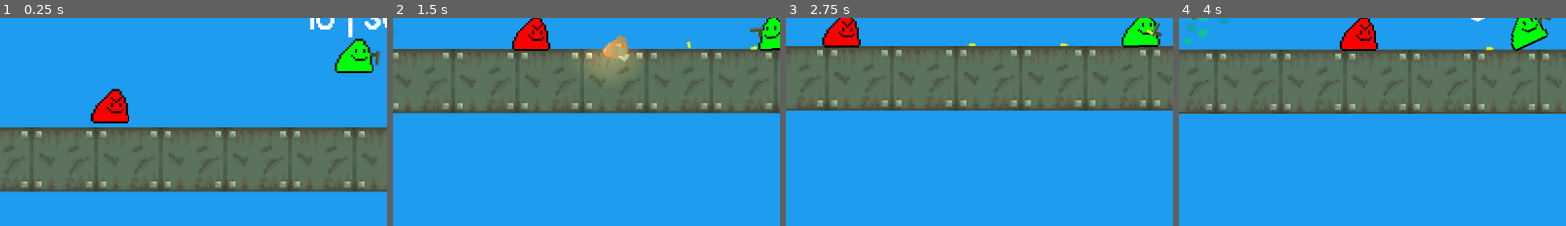
Above: before the commit, frames 1-4 (left to right).
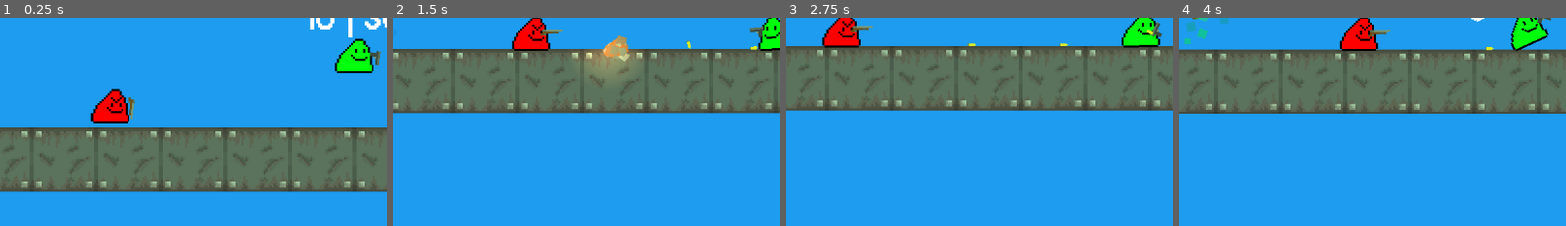
Above: after the commit, the same moments.

Repository: a0fefd/blobs-with-guns-remastered
Game: Godot game, scene res://scenes/levels/world.tscn
The game is run twice, just before and just after one commit, with the same random seed, the same clock (stepped at 60 frames per second) and the same inputs.
Inputs (mouse positions are % of the whole screen's width and height, from its top left):
- Up to frame 1 (0.25 s): no input
- Up to frame 2 (1.5 s): move the mouse to (72, 47) at 0.52 s; press the mouse at (72, 47) at 0.53 s; move the mouse to (30, 57) at 1.27 s; release the mouse at (30, 57) at 1.28 s; click (30, 57) at 1.35 s
- Up to frame 3 (2.75 s): move the mouse to (60, 29) at 2.02 s; hold F (focus) from 2.03 s (still down); click (60, 29) at 2.3 s
- Up to frame 4 (4 s): move the mouse to (45, 73) at 2.77 s; release F (focus) at 2.78 s; tap Mouse wheel up (next_gun) at 2.85 s; click (45, 73) at 3.05 s; move the mouse to (80, 68) at 3.52 s; press the mouse at (80, 68) at 3.53 s; tap Mouse wheel down (prev_gun) at 3.6 s
The pictures show only the part of the screen within x 4-54%, y 49-99%; the shares and areas given below are measured in that part.

The runs differ from the first frame. In frame 1, 0.1% of the frame differs, in the area x 33-35%, y 38-49%; in frame 2, 0.1%; in frame 3, 0.1%, in the area x 16-23%, y 3-7%; in frame 4, 0.1%.

Commit message:
Adjustments
Fixed the guns always being linked to the player input
Tidied up the player shooting and aiming code
Gave the enemies their own file as well as weapon holding capabilities, additionally having them aim towards the player

Diff:
--- a/project.godot
+++ b/project.godot
@@ -12,7 +12,7 @@
 
 config/name="Blobs With Guns: Remastered"
 run/main_scene="res://scenes/levels/world.tscn"
-config/features=PackedStringArray("4.1", "Mobile")
+config/features=PackedStringArray("4.2", "Mobile")
 boot_splash/bg_color=Color(0.113725, 0.611765, 0.941176, 1)
 boot_splash/image="res://sprites/logos/gutter_cat_splash.png"
 boot_splash/use_filter=false
@@ -21,6 +21,10 @@
 [autoload]
 
 Globals="*res://scripts/globals.gd"
+
+[dotnet]
+
+project/assembly_name="Blobs With Guns- Remastered"
 
 [filesystem]
 
--- a/scenes/blobs/enemy.tscn
+++ b/scenes/blobs/enemy.tscn
@@ -1,8 +1,11 @@
-[gd_scene load_steps=2 format=3 uid="uid://ct8nn45vsgx4t"]
+[gd_scene load_steps=3 format=3 uid="uid://ct8nn45vsgx4t"]
 
 [ext_resource type="PackedScene" uid="uid://dhp7pmx1h136u" path="res://scenes/blobs/blob.tscn" id="1_n8q45"]
+[ext_resource type="Script" path="res://scripts/enemy_blob.gd" id="2_0nah1"]
 
 [node name="Enemy" instance=ExtResource("1_n8q45")]
+script = ExtResource("2_0nah1")
+held_weapon = null
 
 [node name="Sprite2D" parent="." index="0"]
 modulate = Color(1, 0, 0, 1)
--- a/scenes/levels/world.tscn
+++ b/scenes/levels/world.tscn
@@ -18,13 +18,13 @@
 
 [node name="Player" parent="." instance=ExtResource("2_gugrc")]
 
-[node name="Pickup" parent="." instance=ExtResource("4_aiybn")]
+[node name="Uzi Pickup" parent="." instance=ExtResource("4_aiybn")]
 position = Vector2(82, 51)
 item = ExtResource("4_7al0c")
 sprite_texture = ExtResource("6_ngmah")
 sprite_index = 2
 
-[node name="Pickup2" parent="." instance=ExtResource("4_aiybn")]
+[node name="Shotgun Pickup" parent="." instance=ExtResource("4_aiybn")]
 position = Vector2(-198, 48)
 item = ExtResource("7_5qsv4")
 sprite_texture = ExtResource("6_ngmah")
@@ -32,6 +32,7 @@
 
 [node name="Enemy" parent="." instance=ExtResource("7_8ogag")]
 position = Vector2(-121, 25)
+held_weapon = ExtResource("7_5qsv4")
 
 [node name="Enemy2" parent="." instance=ExtResource("7_8ogag")]
 position = Vector2(291, 45)
--- a/scripts/blob.gd
+++ b/scripts/blob.gd
@@ -15,13 +15,11 @@
 	if get_linear_velocity().length() > max_velocity:
 		set_linear_velocity(get_linear_velocity().normalized() * max_velocity)
 
-
 func flip():
 	sprite.scale.x *= -1
 	collider.scale.x *= -1
 	gun_pos.position.x *= -1
 	gun_pos.scale.x *= -1
-
 
 func get_hit(damage, direction):
 	hp -= damage
--- /dev/null
+++ b/scripts/enemy_blob.gd
@@ -0,0 +1,27 @@
+class_name EnemyBlob
+extends Blob
+
+
+@export var held_weapon: PackedScene = null
+
+# variables:
+## world
+## gun_pos
+## sprite
+## collider
+
+func _ready():
+	if (held_weapon != null):
+		# setting up the held weapon
+		var weapon_instance = held_weapon.instantiate()
+		gun_pos.add_child(weapon_instance) # put the weapon into the "hand" of the blob
+		weapon_instance.hide()
+		weapon_instance.world = world # make the instance actually exist in the world
+		weapon_instance.owner = self # this guy is the owner of his gun
+		weapon_instance.unequip()
+		weapon_instance.equip()
+
+	pass
+
+func _process(delta):
+	pass
--- a/scripts/gun.gd
+++ b/scripts/gun.gd
@@ -1,3 +1,4 @@
+class_name Gun
 extends Node2D
 
 
@@ -25,6 +26,8 @@
 var facing: Vector2
 var equipped := false
 
+var is_player_weapon := false
+
 @onready var animation_player: AnimationPlayer = get_node("AnimationPlayer")
 @onready var shell_pos: Node2D = get_node("Sprite2D/ShellPos")
 @onready var barrel_end: Node2D = get_node("Sprite2D/BarrelEnd")
@@ -39,23 +42,23 @@
 
 func _process(_delta):
 	if equipped:
-		look_at(get_global_mouse_position())
+		if is_player_weapon:
+			look_at(get_global_mouse_position())
 
-		if full_auto:
-			if Input.is_action_pressed("fire") and can_shoot and not reloading:
-				if ammo_in_mag > 0:
-					fire()
-				else:
-					reload()
-		else:
-			if Input.is_action_just_pressed("fire") and can_shoot and not reloading:
+			var input_safety_check = Input.is_action_pressed("fire") if full_auto else Input.is_action_just_pressed("fire")
+			if input_safety_check and can_shoot and !reloading:
 				if ammo_in_mag > 0:
 					fire()
 				else:
 					reload()
 
-		if Input.is_action_just_pressed("reload") and ammo_in_mag != mag_size and not reloading:
-			reload()
+			if Input.is_action_just_pressed("reload") and ammo_in_mag != mag_size and !reloading:
+				reload()
+		else:
+			var player_pos = world.find_child("Player").global_position
+			look_at(player_pos)
+
+			## add sprite flip code here
 
 
 func eject_shell():
--- a/scripts/player.gd
+++ b/scripts/player.gd
@@ -82,6 +82,7 @@
 		guns.append(gun_inst)
 		gun_pos.add_child(gun_inst)
 		gun_inst.hide()
+		gun_inst.is_player_weapon = true
 		gun_inst.world = world
 		gun_inst.owner = self
 		gun_inst.fired.connect(get_recoiled)
